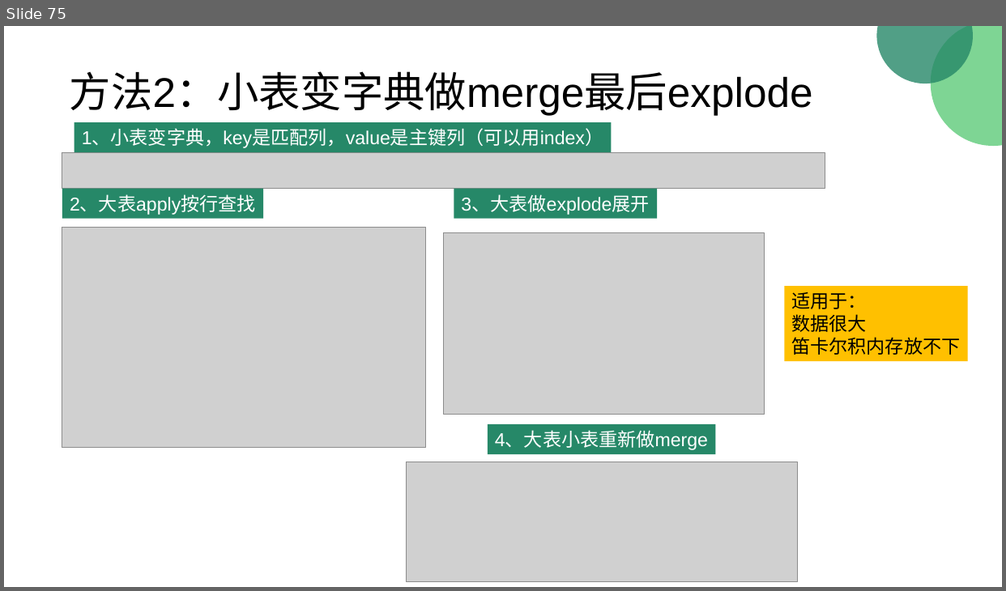
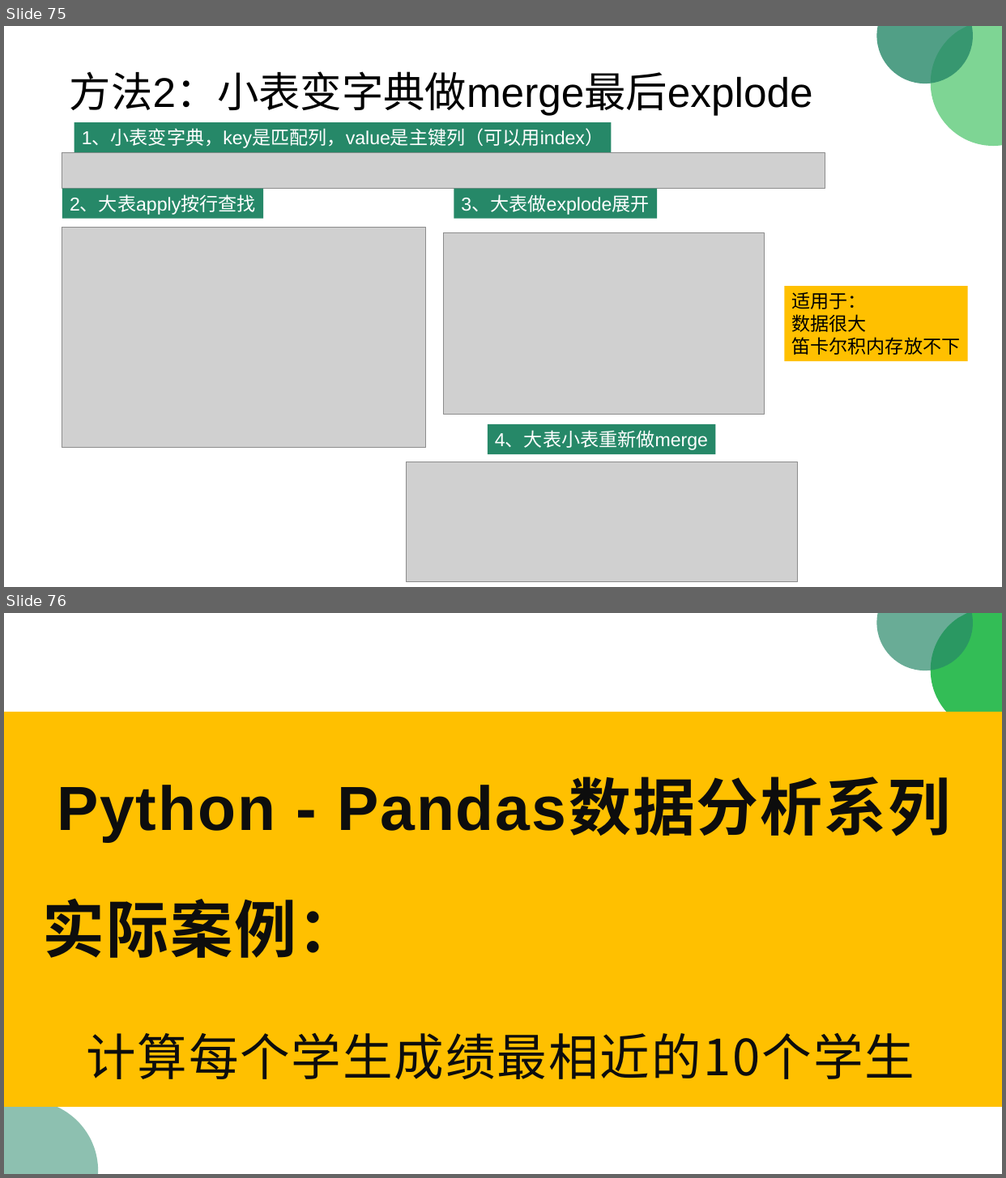
Before and after one commit to peiss/ant-learn-pandas, a slide deck: Python使用Pandas入门数据分析.pptx. Shown one above the other, each under a label of ours: slide 75 before the commit, slides 75 and 76 after it. The pictures are 1006x591 and 1006x1178 pixels, drawn with LibreOffice and Linux fonts; fonts in the diff are those of the drawing; grey boxes stand for pictures. Boxes give left, top, right and bottom in pixels: in the first picture for what was removed or moved away, otherwise in the second. Text is boxed around its words. In the diff, an @@ line names an element or a change of style, - is before the commit and + after.

```diff
--- a/Python使用Pandas入门数据分析.pptx
+++ b/Python使用Pandas入门数据分析.pptx
@@ slide 76 added at (4,613,1002,1174), background #FFFFFF @@
@@ freeform shape added at (877,613,973,671), fill #268868 at 69% opacity @@
@@ freeform shape added at (931,613,1002,733), fill #33BD56 @@
@@ text added at (4,712,1002,1107), fill #FFC000, 60 pt, text #0D0D0D, bold @@
+Python - Pandas数据分析系列
+实际案例：
+计算每个学生成绩最相近的10个学生
@@ freeform shape added at (4,1101,98,1174), fill #268868 at 52% opacity @@
```
Also in this commit, not shown: 2 other slides added, 7 other files.
